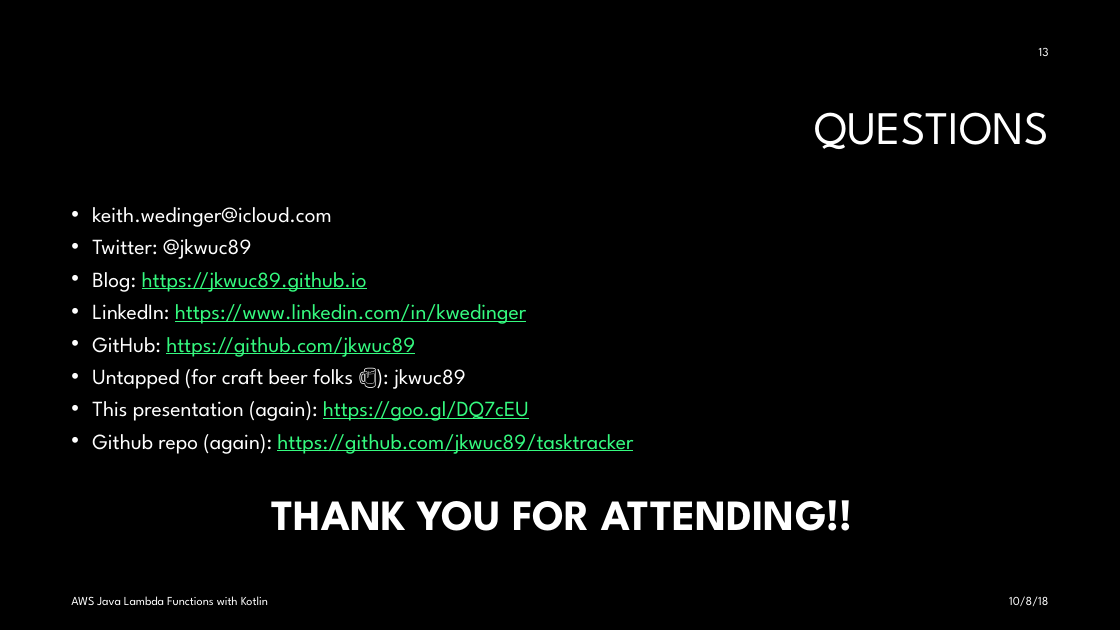
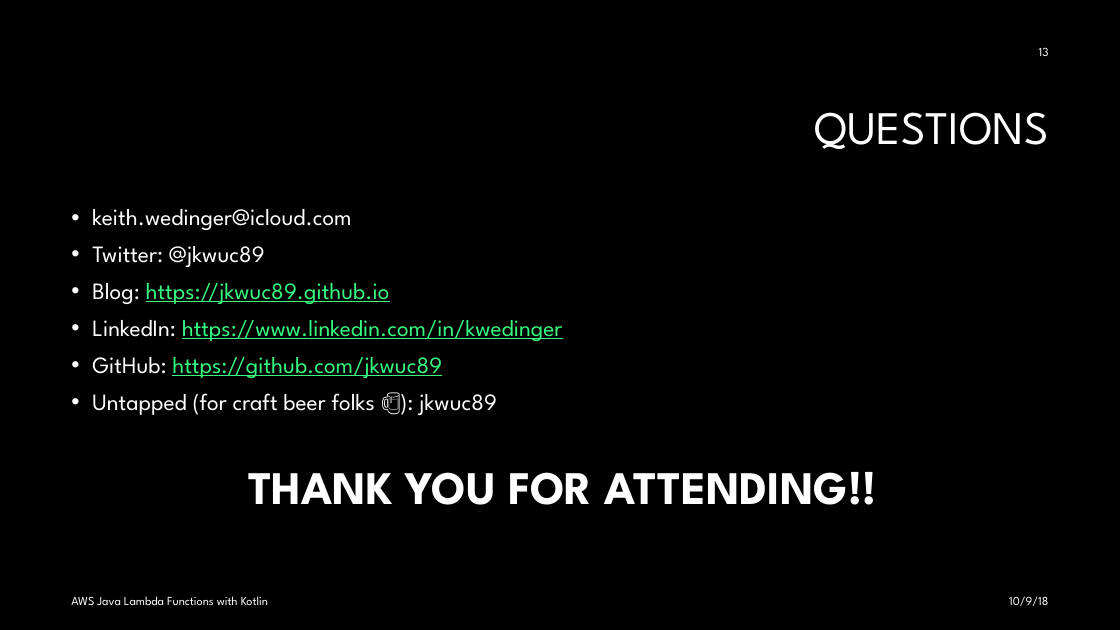
Before and after one commit to jkwuc89/Presentations, a slide deck: slide 13 of AWS Java Lambda Functions with Kotlin Ohio DevFest 2018.pptx. Drawn at 1120x630 pixels with LibreOffice and Linux fonts; fonts in the diff are those of the drawing; background and template pictures are left out. Boxes give left, top, right and bottom in pixels: in the first picture for what was removed or moved away, otherwise in the second. Text is boxed around its words. In the diff, an @@ line names an element or a change of style, - is before the commit and + after.

```diff
--- a/AWS Java Lambda Functions with Kotlin Ohio DevFest 2018.pptx
+++ b/AWS Java Lambda Functions with Kotlin Ohio DevFest 2018.pptx
@@ text "keith.wedinger@icloud.com" at (x1=92, y1=209, x2=877, y2=505): size 18.5 to 20 pt in "keith.wedinger@icloud.com", "Twitter: @jkwuc89", "Blog: https://jkwuc89.github.io", "LinkedIn: https://www.linkedin.com/in/kwedinger" and 2 more places; size 37 to 40 pt in "THANK YOU FOR ATTENDING!!"; line spacing 0.8 to 0.9 @@
@@ text at (x1=92, y1=401, x2=633, y2=454): paragraphs removed @@
-• This presentation (again): https://goo.gl/DQ7cEU
-• Github repo (again): https://github.com/jkwuc89/tasktracker
@@ text at (x1=1009, y1=596, x2=1048, y2=606): text changed @@
-10/8/18
+10/9/18
```
Also in this commit, not shown: 11 other slides changed.
